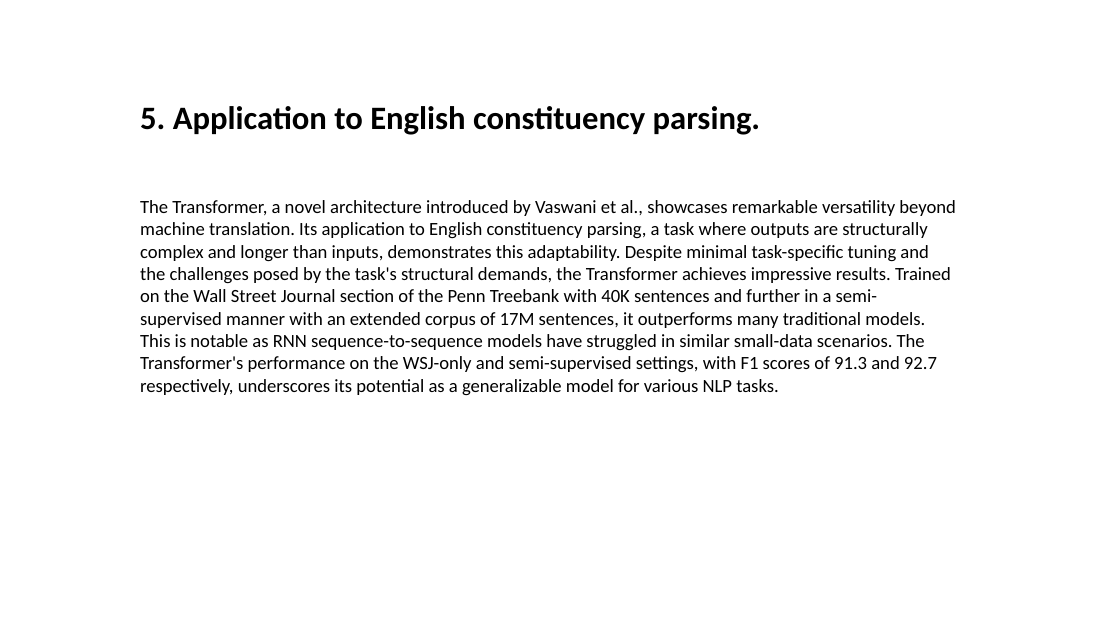
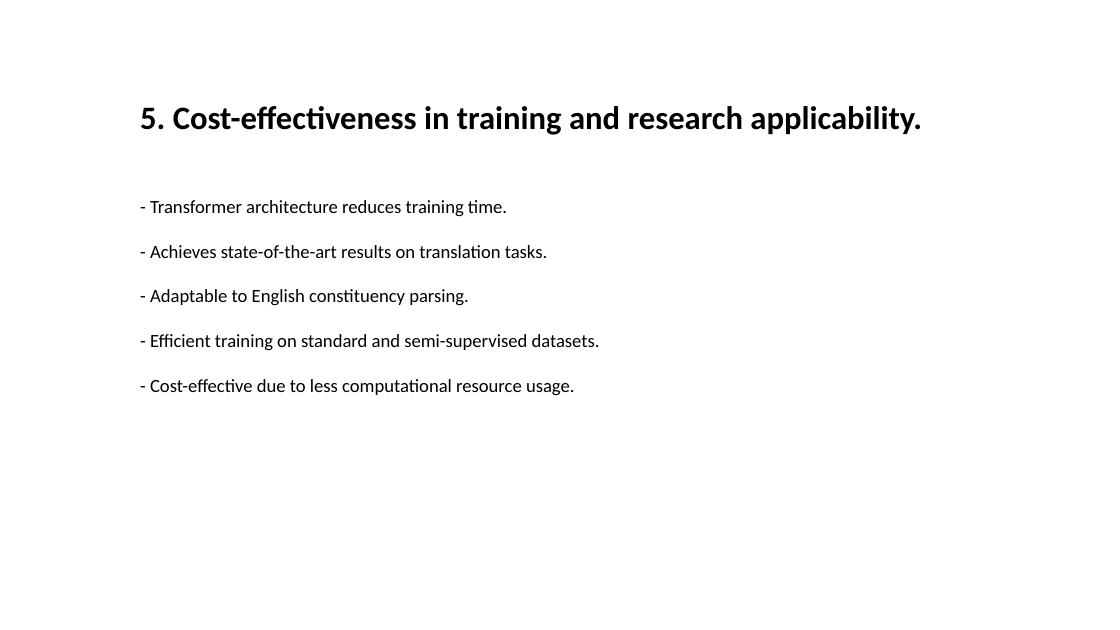
Before and after one commit to Jessie-ZhaoXi/dsa4213-ppt-generator, a slide deck: slide 8 of ppt_generator/my_ppts/attention_mode2.pptx. Drawn at 1120x630 pixels with LibreOffice and Linux fonts; fonts in the diff are those of the drawing; background and template pictures are left out. Boxes give left, top, right and bottom in pixels: in the first picture for what was removed or moved away, otherwise in the second. Text is boxed around its words. In the diff, an @@ line names an element or a change of style, - is before the commit and + after.

Commit message:
output the markdown file in bullet points

```diff
--- a/ppt_generator/my_ppts/attention_mode2.pptx
+++ b/ppt_generator/my_ppts/attention_mode2.pptx
@@ text at box(140, 106, 922, 135): text changed @@
-5. Application to English constituency parsing.
+5. Cost-effectiveness in training and research applicability.
@@ text at box(150, 200, 600, 395): text changed @@
-The Transformer, a novel architecture introduced by Vaswani et al., showcases remarkable versatility beyond machine translation. Its application to English constituency parsing, a task where outputs are structurally complex and longer than inputs, demonstrates this adaptability. Despite minimal task-specific tuning and the challenges posed by the task's structural demands, the Transformer achieves impressive results. Trained on the Wall Street Journal section of the Penn Treebank with 40K sentences and further in a semi-supervised manner with an extended corpus of 17M sentences, it outperforms many traditional models. This is notable as RNN sequence-to-sequence models have struggled in similar small-data scenarios. The Transformer's performance on the WSJ-only and semi-supervised settings, with F1 scores of 91.3 and 92.7 respectively, underscores its potential as a generalizable model for various NLP tasks.
+- Transformer architecture reduces training time.
+- Achieves state-of-the-art results on translation tasks.
+- Adaptable to English constituency parsing.
+- Efficient training on standard and semi-supervised datasets.
+- Cost-effective due to less computational resource usage.
```
Also in this commit, not shown: 8 other slides changed, 5 other files.
